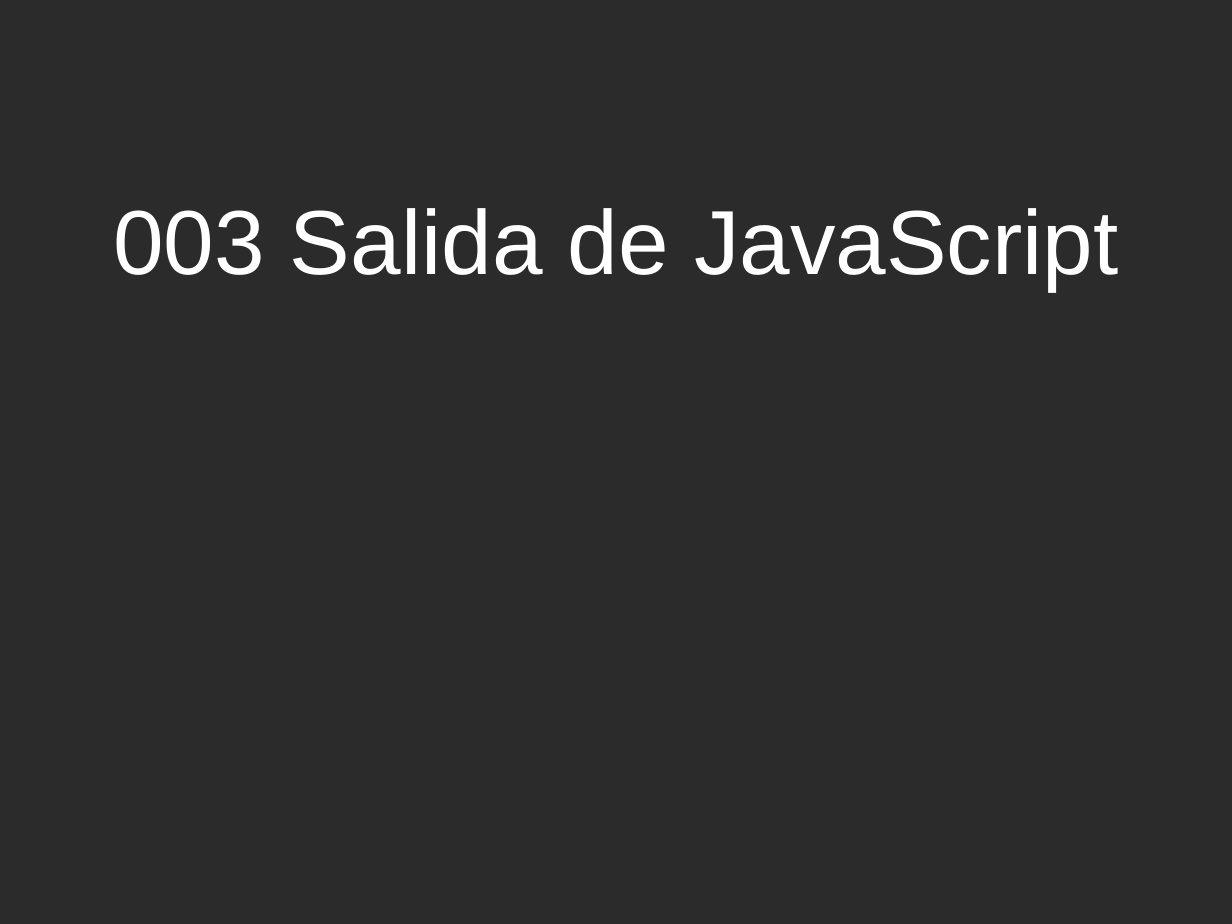
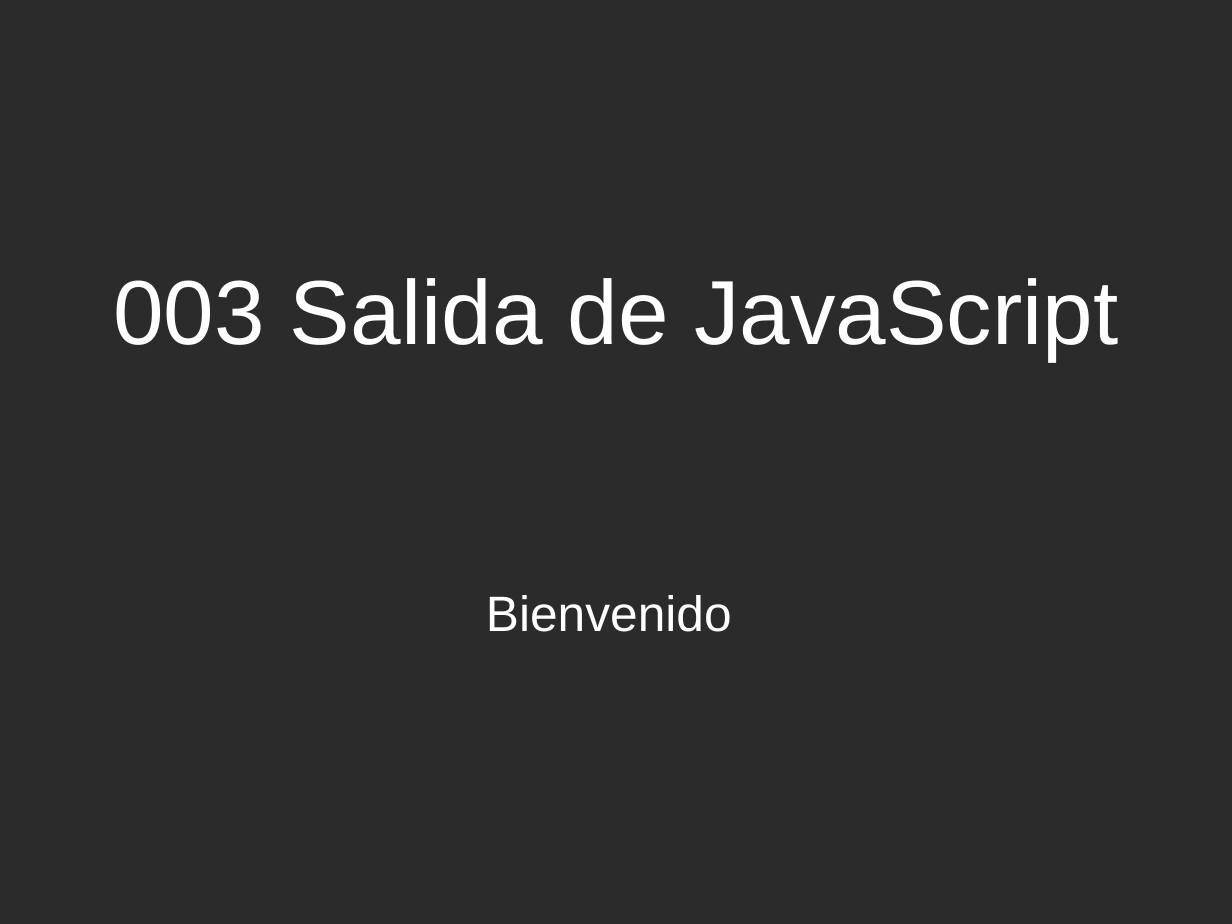
Before and after one commit to caleman9791/Curso_de_JavaScript, a slide deck: slide 1 of 001-Tutorial-de-JavaScript/003-Salida-de-JavaScript/003-Salida-de-JavaScript.odp. Drawn at 1232x924 pixels with LibreOffice and Linux fonts; fonts in the diff are those of the drawing; background and template pictures are left out; a plain dark background stands for a picture behind light text. Boxes give left, top, right and bottom in pixels: in the first picture for what was removed or moved away, otherwise in the second. Text is boxed around its words. In the diff, an @@ line names an element or a change of style, - is before the commit and + after.

Commit message:
003 video 1 completado y publicado , falta explicar en detalle las salidas en un video 2

```diff
--- a/001-Tutorial-de-JavaScript/003-Salida-de-JavaScript/003-Salida-de-JavaScript.odp
+++ b/001-Tutorial-de-JavaScript/003-Salida-de-JavaScript/003-Salida-de-JavaScript.odp
@@ title "003 Salida de JavaScript": place and size @@
-title "003 Salida de JavaScript" at (113,208,1118,291)
+title "003 Salida de JavaScript" at (113,278,1118,361)
@@ subtitle added at (486,595,732,632), 32 pt, text #FFFFFF @@
+Bienvenido
```
Also in this commit, not shown: 7 slides added, 2 slides removed, 3 other files.
